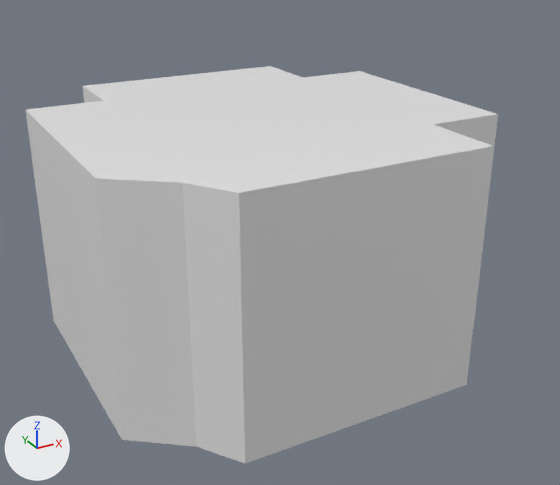
The Blender file blender/cube.blend: old version first, new version second.
Before and after are seen from a 50 mm lens placed at (-291.0, -343.0, 193.0), pointed at (-66.0, 65.0, -11.0). The lights are fixed; the arrows at lower left show +X, +Y and +Z.

Names of what the first picture shows: 'Plus'.
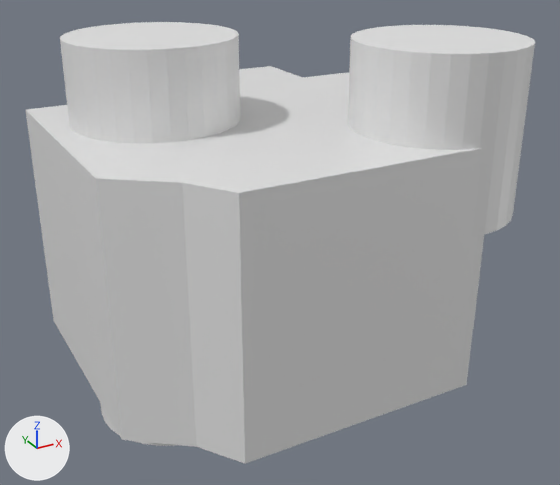
Changed parts and their boxes [x1, y1, x2, y2] in the pictures (560 x 485 px):
'Minus', shown
    after: [348, 25, 535, 237]
'Minus.001', added
    after: [60, 22, 240, 446]

What the commit changed:
Mesh me_text is new.
It has 1170 vertices, 1743 faces and spans x 0.04..2.76, y -0.23..0.69, z -2.05..0.0.
Mesh me_cylinder_001 is new.
It is a 32-sided cylinder along z spanning x -50.0..50.0, y -50.0..50.0, z -199.0..50.0.
Object 'Plus' (ob_plus) gains a BOOLEAN modifier named 'Boolean'.
Modifier setting: object = ob_minus.
Object 'Plus' (ob_plus) gains a BOOLEAN modifier named 'Boolean.001'.
Modifier setting: object = ob_minus_001.
Object 'Plus' (ob_plus) gains a BOOLEAN modifier named 'Boolean.002'.
Modifier setting: object = ob_text.
Object 'Minus' (ob_minus) is now shown.
Object 'Text' (ob_text) is new; it shows me_text.
Its location is (-57.63, 115.7, 89.38).
Its scale is (30.9, 30.9, 30.9).
It is now shown.
Object 'Minus.001' (ob_minus_001) is new; it shows me_cylinder_001.
Its location is (-137.1, 88.7, 74.4).
